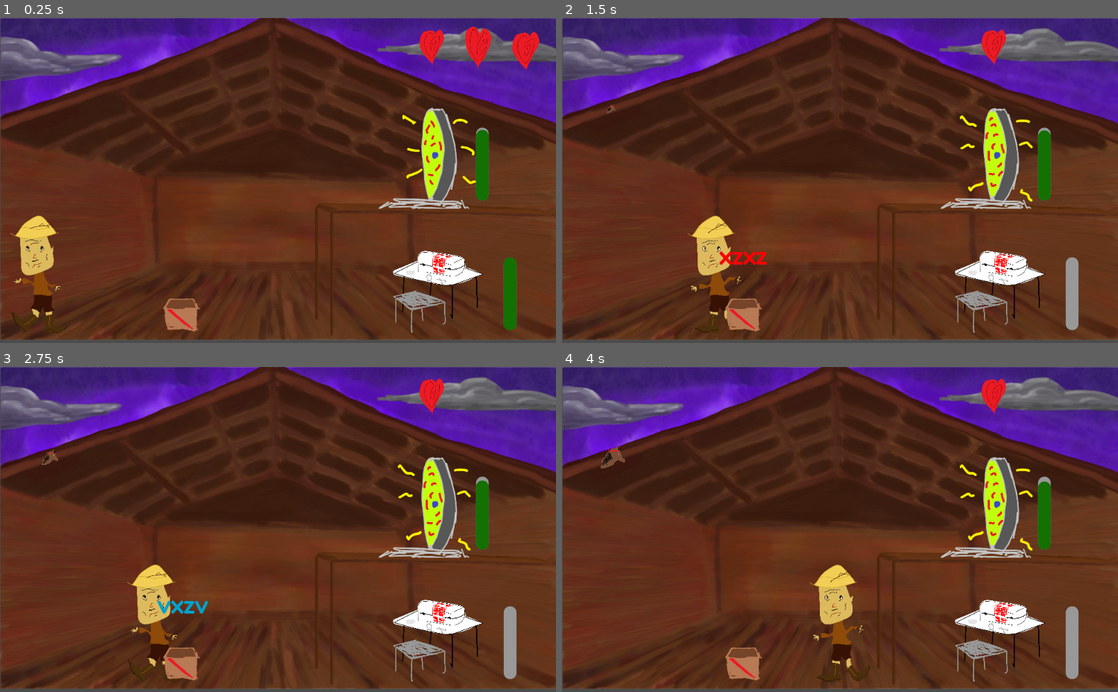
Above: before the commit, frames 1-4 (two rows, left to right).
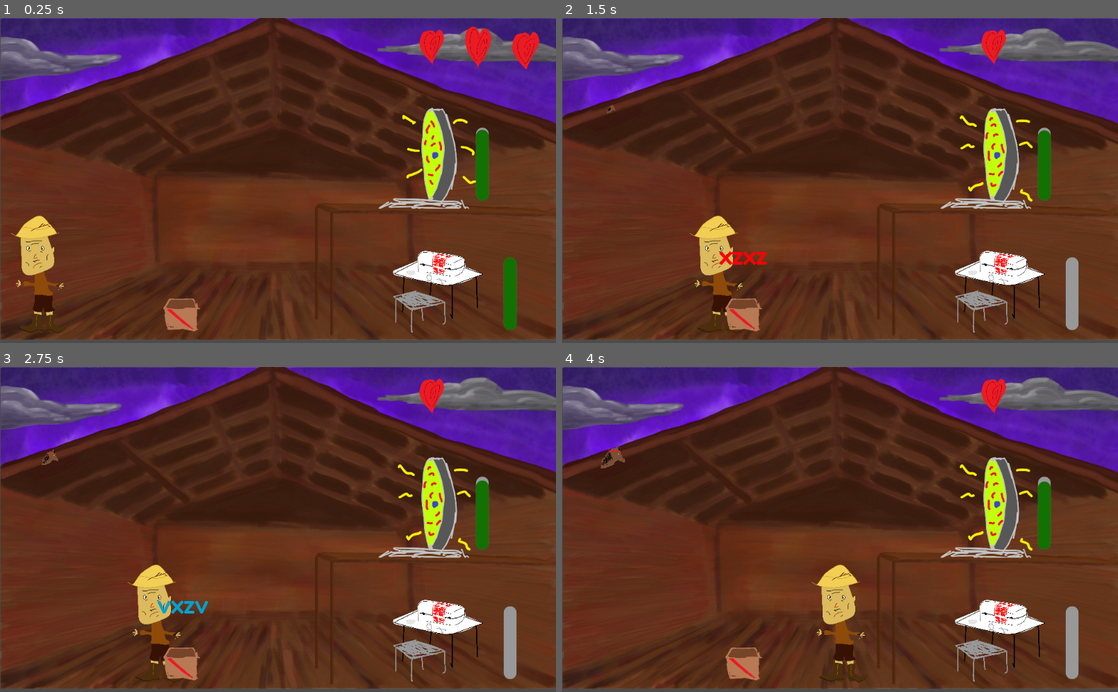
Above: after the commit, the same moments.

Repository: geojax/The-Un-Stable
Game: Godot game, scene res://Scenes/Player.tscn
Same seed, same stepped clock (60 frames per second), same inputs: the game is played once before the commit and once after it.
Inputs (mouse positions are in pixels of both pictures, inside the frame that each line leads up to):
- Up to frame 1 (0.25 s): no input
- Up to frame 2 (1.5 s): hold Right (right) 0.53-1.25 s; click (762, 255) at 1.27 s; type "12" at 1.35 s
- Up to frame 3 (2.75 s): hold Down (down) from 2.03 s (still down)
- Up to frame 4 (4 s): release Down (down) at 2.78 s; hold Right (right) 2.78-3.53 s; hold Up (up) from 3.53 s (still down)

The runs differ from the first frame. In frame 1, 0.3% of the frame differs, in the area x 1-13%, y 60-98%; in frame 2, 0.6%; in frame 3, 0.3%; in frame 4, 0.6%, in the area x 44-56%, y 60-98%.

Commit message:
sound

Diff:
--- a/Scenes/Player.tscn
+++ b/Scenes/Player.tscn
@@ -10,6 +10,7 @@
 [ext_resource path="res://Scripts/Portal.gd" type="Script" id=8]
 [ext_resource path="res://Scenes/Horses.tscn" type="PackedScene" id=9]
 [ext_resource path="res://Art/FarmerTEMP.png" type="Texture" id=10]
+[ext_resource path="res://UnstableGuitar.mp3" type="AudioStream" id=11]
 [ext_resource path="res://Art/Heart2.png" type="Texture" id=12]
 [ext_resource path="res://Art/Heart1.png" type="Texture" id=13]
 [ext_resource path="res://Art/Background2.png" type="Texture" id=14]
@@ -65,6 +66,7 @@
 position = Vector2( 513.351, 296.935 )
 scale = Vector2( 1, 0.98194 )
 frames = SubResource( 1 )
+frame = 1
 playing = true
 
 [node name="NewBack" type="Sprite" parent="."]
@@ -86,7 +88,7 @@
 position = Vector2( -1.5741, 31.293 )
 scale = Vector2( 0.0850735, 0.0850735 )
 frames = SubResource( 2 )
-frame = 2
+frame = 3
 playing = true
 
 [node name="CollisionShape2D" type="CollisionShape2D" parent="Farmer"]
@@ -153,6 +155,13 @@
 [node name="CollisionShape2D" type="CollisionShape2D" parent="Platform"]
 position = Vector2( 817.302, 351.247 )
 shape = SubResource( 7 )
+
+[node name="AudioStreamPlayer2D" type="AudioStreamPlayer2D" parent="."]
+position = Vector2( 600, 200 )
+stream = ExtResource( 11 )
+volume_db = -15.146
+autoplay = true
+
 [connection signal="area_entered" from="Farmer" to="Farmer" method="_on_KinematicBody2D2_area_entered"]
 [connection signal="area_exited" from="Farmer" to="Farmer" method="_on_Farmer_area_exited"]
 [connection signal="damaged" from="Farmer" to="." method="_on_Farmer_damaged"]
--- a/project.godot
+++ b/project.godot
@@ -10,7 +10,6 @@
 
 _global_script_classes=[  ]
 _global_script_class_icons={
-
 }
 
 [application]
Not shown: 1 places in Scenes/Player.tscn that only renumber resources
Not shown, added: UnstableGuitar.mp3.import
Not shown, changed: horseWinnie.ogg.import
Not shown, added: UnstableGuitar.mp3
